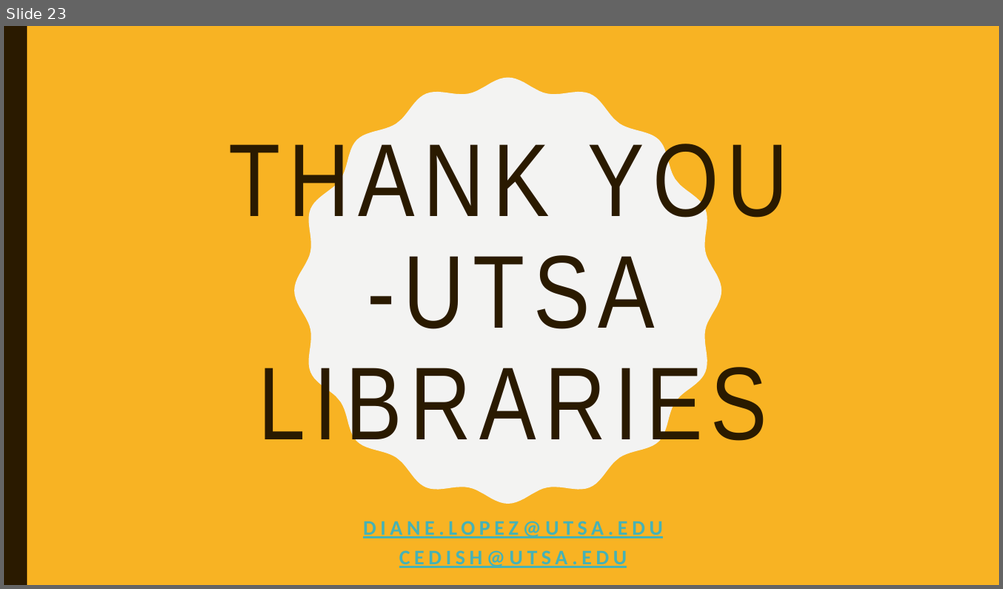
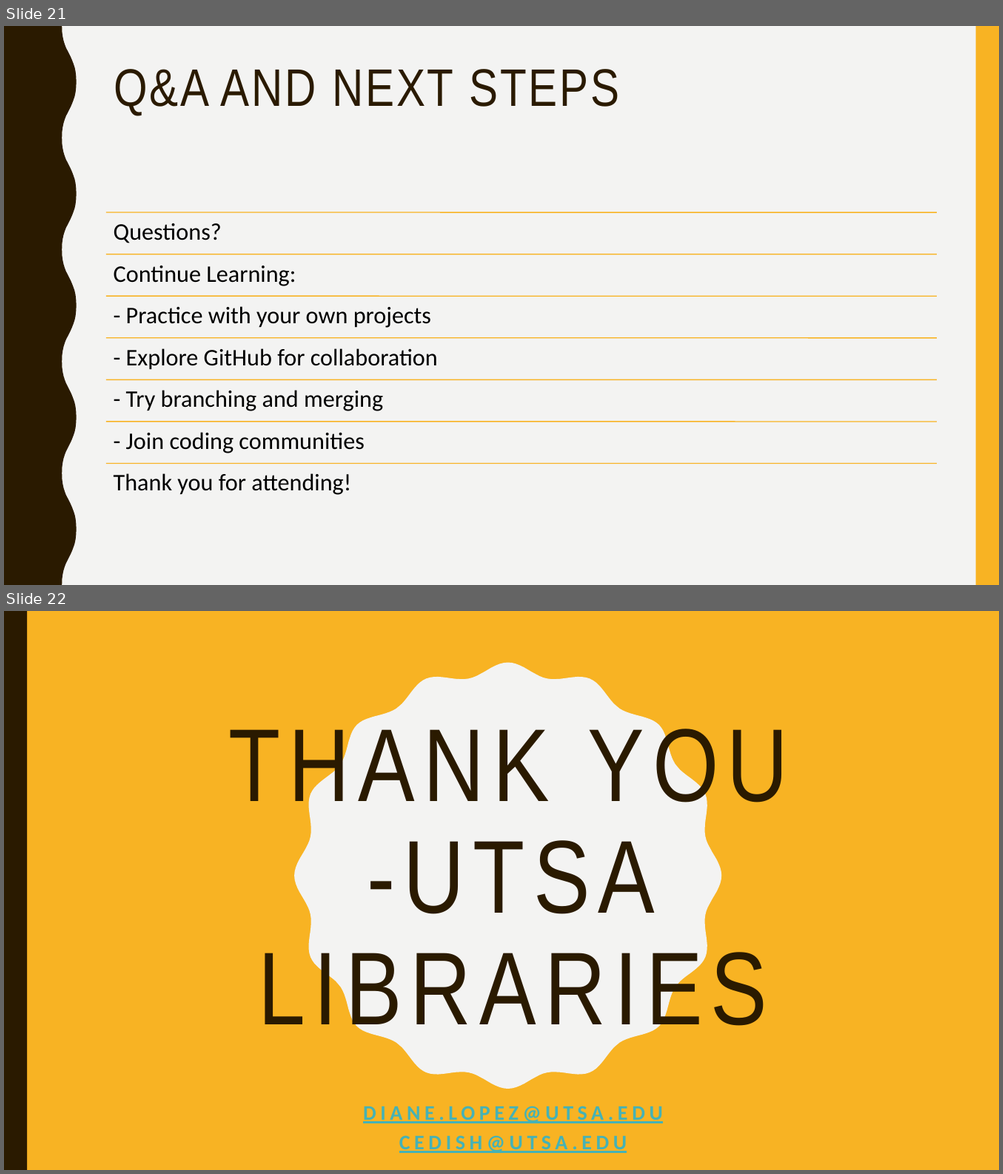
Before and after one commit to dianita956/git_vscode_wrkshp26, a slide deck: git_vscode_spring26_workshop.pptx. Shown one above the other, each under a label of ours: slide 23 before the commit, slides 21 and 22 after it. The pictures are 1003x589 and 1003x1174 pixels, drawn with LibreOffice and Linux fonts; fonts in the diff are those of the drawing. Boxes give left, top, right and bottom in pixels: in the first picture for what was removed or moved away, otherwise in the second. Text is boxed around its words. In the diff, an @@ line names an element or a change of style, - is before the commit and + after.

```diff
--- a/git_vscode_spring26_workshop.pptx
+++ b/git_vscode_spring26_workshop.pptx
@@ slide 21 added at (4, 26, 999, 585), background #F3F3F2 @@
@@ freeform shape added at (4, 26, 77, 585), fill #2A1A00 @@
@@ rectangle added at (976, 26, 999, 585), fill #F8B323 @@
@@ title added at (114, 69, 619, 116), 51 pt, text #2A1A00 @@
+Q&A AND NEXT STEPS
@@ group added at (106, 212, 936, 495): 7 lines, 7 texts @@
+Questions?
+Continue Learning:
+- Practice with your own projects
+- Explore GitHub for collaboration
+- Try branching and merging
+- Join coding communities
+Thank you for attending!
@@ what was slide 23 is now slide 22 @@
```
Also in this commit, not shown: 3 slides changed, 16 other slides added, 18 slides removed, 2 other files.
